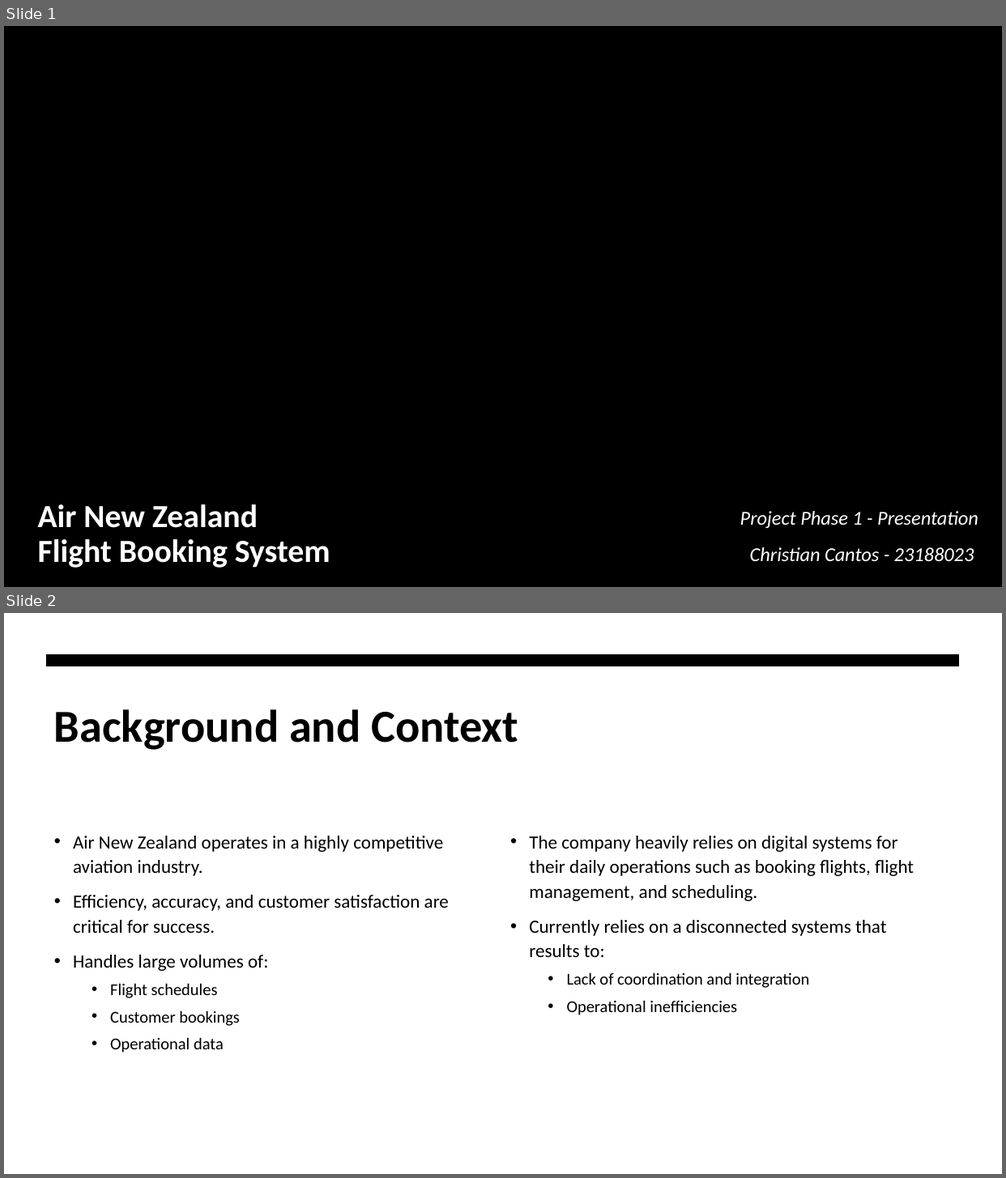
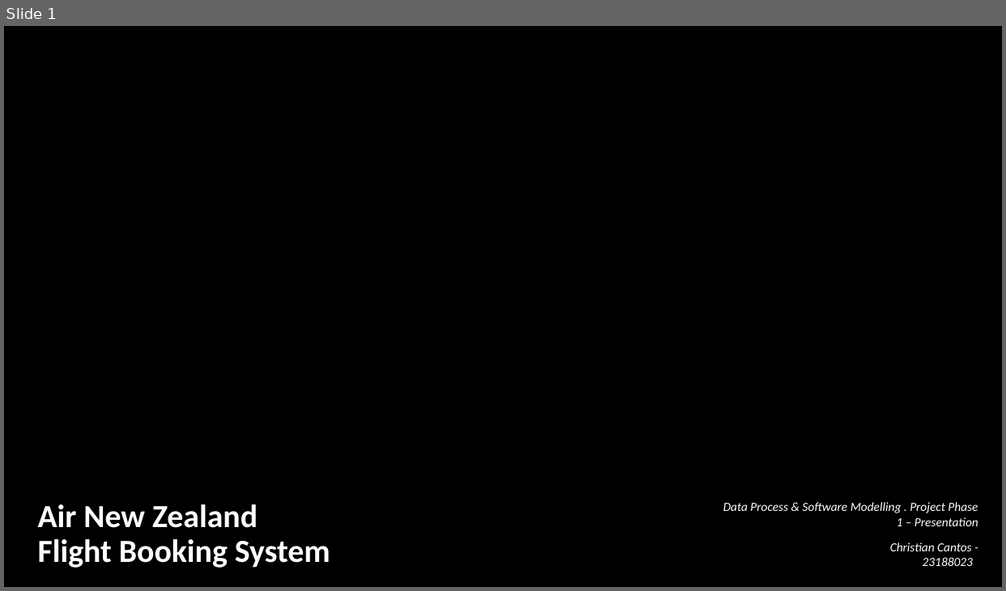
Before and after one commit to Ianieee36/ENSE706_Project, a slide deck: FBS_Presentation.pptx. Shown one above the other, each under a label of ours: slides 1 and 2 before the commit, slide 1 after it. The pictures are 1006x1178 and 1006x591 pixels, drawn with LibreOffice and Linux fonts; fonts in the diff are those of the drawing; background and template pictures are left out. Boxes give left, top, right and bottom in pixels: in the first picture for what was removed or moved away, otherwise in the second. Text is boxed around its words. In the diff, an @@ line names an element or a change of style, - is before the commit and + after.

```diff
--- a/FBS_Presentation.pptx
+++ b/FBS_Presentation.pptx
@@ slide 2 removed at (4, 613, 1002, 1174), background #FFFFFF @@
@@ freeform shape removed at (47, 655, 960, 667) @@
@@ title removed at (54, 709, 518, 750) @@
-Background and Context
@@ text removed at (73, 836, 449, 1053) @@
-• Air New Zealand operates in a highly competitive aviation industry.
-• Efficiency, accuracy, and customer satisfaction are critical for success.
-• Handles large volumes of:
-  • Flight schedules
-  • Customer bookings
-  • Operational data
@@ text removed at (529, 836, 914, 1016) @@
-• The company heavily relies on digital systems for their daily operations such as booking flights, flight management, and scheduling.
-• Currently relies on a disconnected systems that results to:
-  • Lack of coordination and integration
-  • Operational inefficiencies
@@ slide 1 changed as well @@
@@ subtitle at (723, 502, 978, 527): text changed; size 19 to 12 pt @@
-Project Phase 1 - Presentation
+Data Process & Software Modelling . Project Phase 1 – Presentation
@@ subtitle at (890, 543, 973, 566): size 19 to 12 pt in "Christian Cantos - 23188023"; line spacing 1.1 to 1 @@
```
Also in this commit, not shown: 3 other slides changed, 5 slides added, 2 other slides removed, 1 other file.
